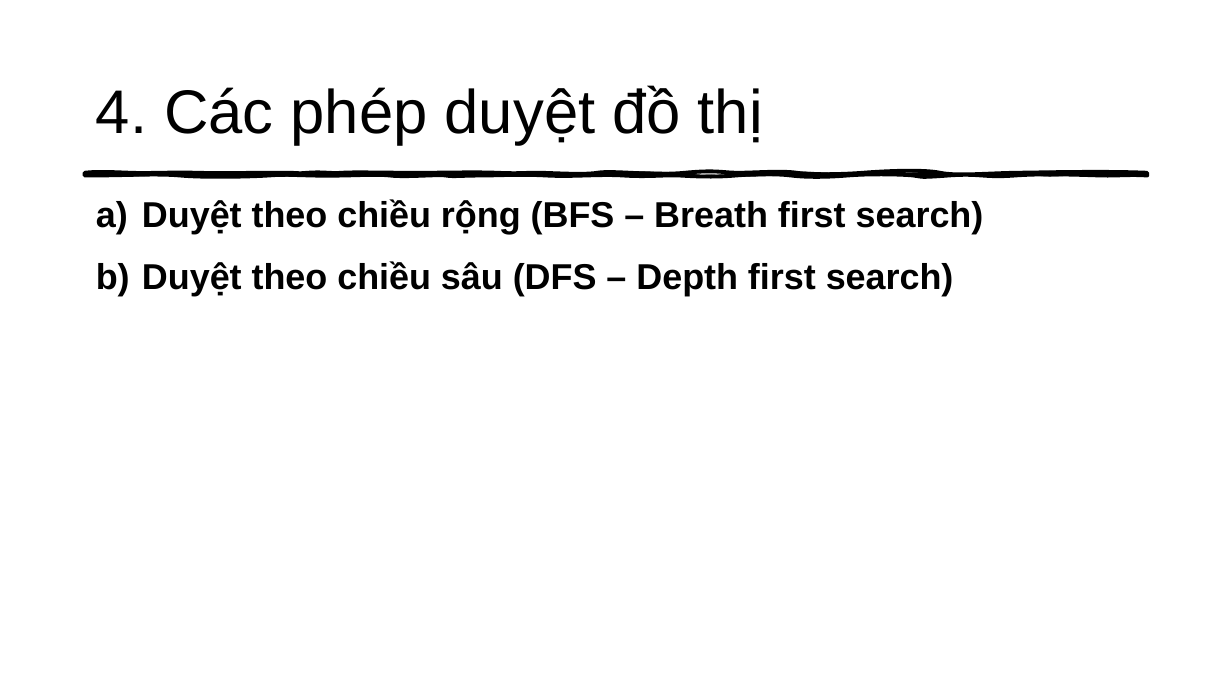
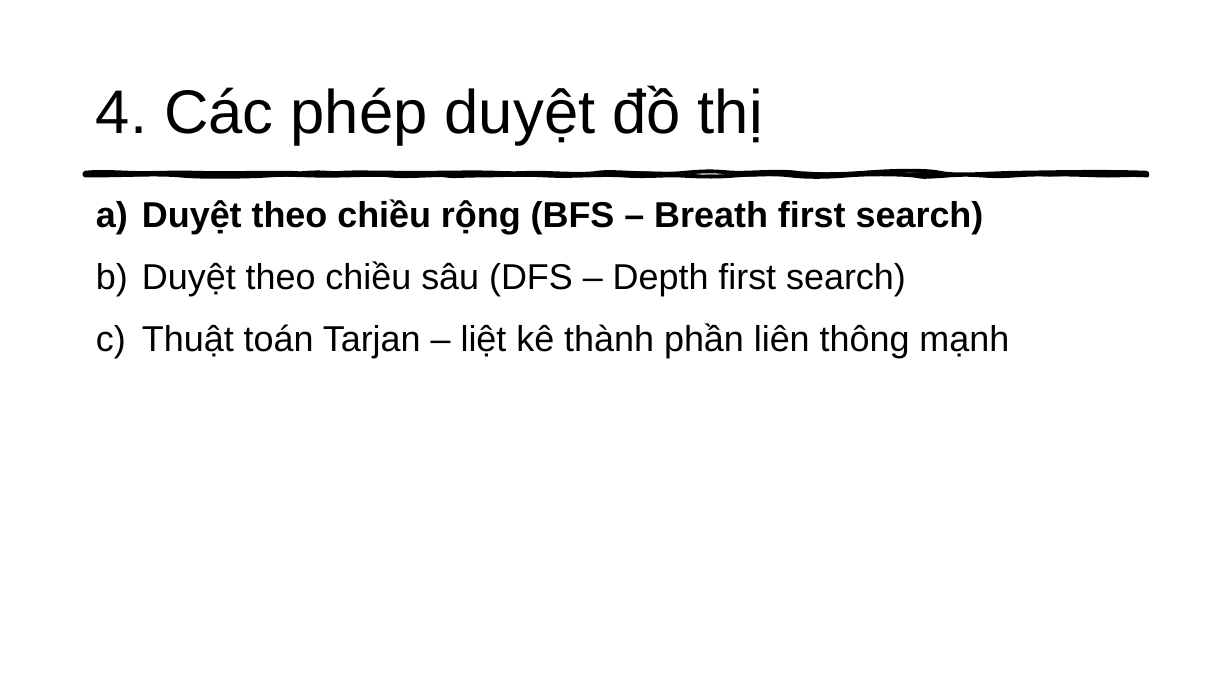
Before and after one commit to thathcmus/CTDL_GT, a slide deck: slide 15 of Cau_Truc_Du_Lieu_Do_Thi_Va_Ung_Dung.pptx (slide 7 before the commit). Drawn at 1232x693 pixels with LibreOffice and Linux fonts; fonts in the diff are those of the drawing. Boxes give left, top, right and bottom in pixels: in the first picture for what was removed or moved away, otherwise in the second. Text is boxed around its words. In the diff, an @@ line names an element or a change of style, - is before the commit and + after.

```diff
--- a/Cau_Truc_Du_Lieu_Do_Thi_Va_Ung_Dung.pptx
+++ b/Cau_Truc_Du_Lieu_Do_Thi_Va_Ung_Dung.pptx
@@ text at (x1=142, y1=261, x2=906, y2=296): bold off in "Duyệt theo chiều sâu (DFS – Depth ..." @@
@@ text at (x1=142, y1=323, x2=1009, y2=358): paragraph added @@
+c) Thuật toán Tarjan – liệt kê thành phần liên thông mạnh
```
Also in this commit, not shown: 19 other slides changed, 13 slides added, 2 other files.
